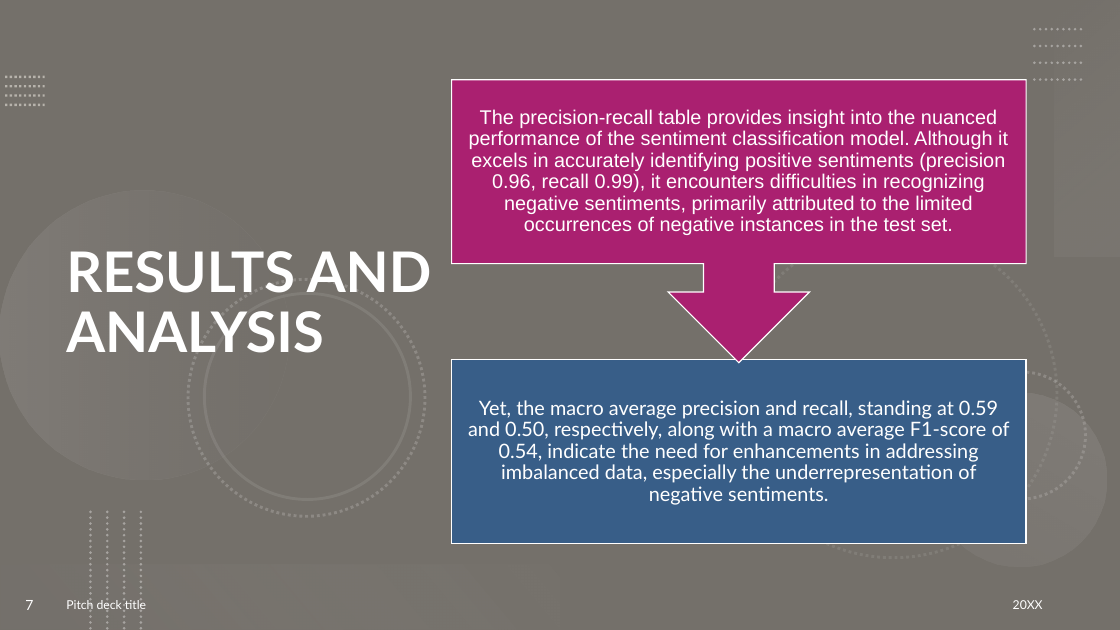
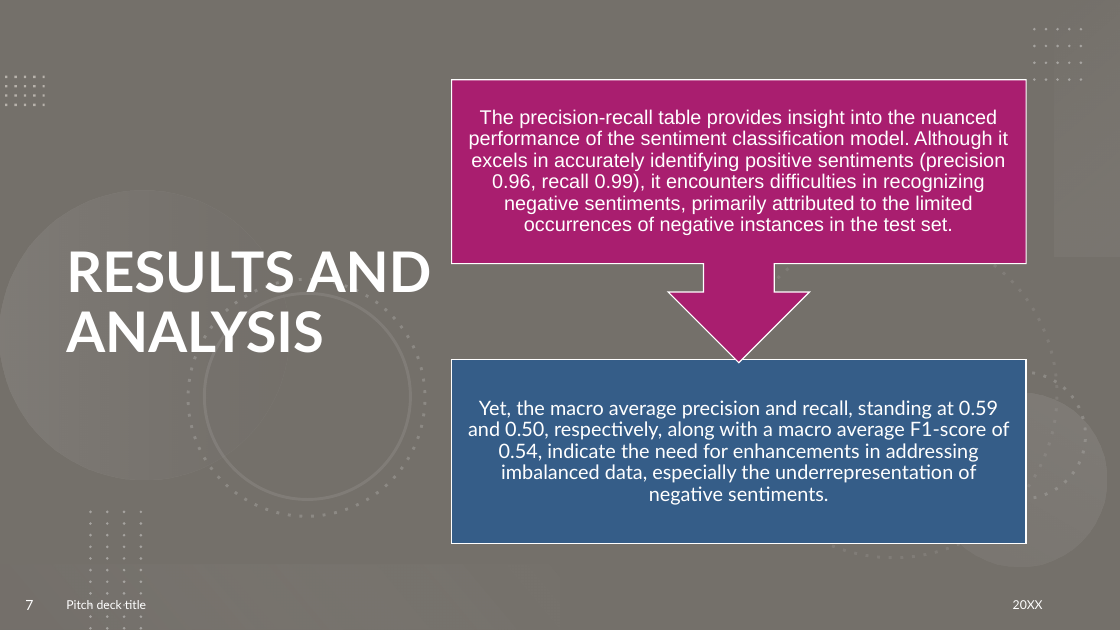
Before and after one commit to Demiarge/CSE431_BRACU, a slide deck: slide 7 of Submission5/slide.pptx. Drawn at 1120x630 pixels with LibreOffice and Linux fonts; fonts in the diff are those of the drawing; background and template pictures are left out. Boxes give left, top, right and bottom in pixels: in the first picture for what was removed or moved away, otherwise in the second. Text is boxed around its words. In the diff, an @@ line names an element or a change of style, - is before the commit and + after.

```diff
--- a/Submission5/slide.pptx
+++ b/Submission5/slide.pptx
@@ line (1034, 29) - (1085, 29): stroke #AFABAB 2.5 pt dashed to #EFEFEF 2.5 pt dashed @@
@@ rectangle at (1055, 0, 1120, 257): fill gradient #F5F5F5 to #AFABAB to gradient #F5F4F4 to #AEABAB @@
@@ line (1034, 46) - (1085, 46): stroke #AFABAB 2.5 pt dashed to #EFEFEF 2.5 pt dashed @@
@@ line (5, 87) - (45, 87): stroke #FBF6EE 2 pt dashed to #FAF5ED 2 pt dashed @@
@@ line (5, 77) - (45, 77): stroke #FBF6EE 2 pt dashed to #FAF5ED 2 pt dashed @@
@@ line (1034, 63) - (1085, 63): stroke #AFABAB 2.5 pt dashed to #EFEFEF 2.5 pt dashed @@
@@ line (1034, 80) - (1085, 80): stroke #AFABAB 2.5 pt dashed to #EFEFEF 2.5 pt dashed @@
@@ line (5, 105) - (45, 105): stroke #FBF6EE 2 pt dashed to #FAF5ED 2 pt dashed @@
@@ line (5, 96) - (45, 96): stroke #FBF6EE 2 pt dashed to #FAF5ED 2 pt dashed @@
@@ ellipse at (0, 191, 289, 480): fill gradient #AFABAB to #767171 to gradient #AEABAB to #757070 @@
@@ outline #767171 2.5 pt dashed to #EFEFEF 2.5 pt dashed in 3 elements at (693, 193, 1095, 595), (959, 372, 1086, 499), (162, 253, 452, 543) @@
@@ ellipse at (181, 270, 433, 522): outline #767171 2.5 pt to #EFEFEF 2.5 pt @@
@@ text "Yet, the macro average precision ..." at (468, 400, 1010, 505): less space between paragraphs @@
@@ rectangle at (452, 360, 1027, 544): fill #385E88 to #355D88 @@
@@ ellipse at (901, 360, 1120, 599): fill gradient #AFABAB to gradient #AEABAB @@
@@ line (91, 512) - (91, 630): stroke #767171 2.5 pt dashed to #EFEFEF 2.5 pt dashed @@
@@ line (108, 512) - (108, 630): stroke #767171 2.5 pt dashed to #EFEFEF 2.5 pt dashed @@
@@ line (124, 512) - (124, 630): stroke #767171 2.5 pt dashed to #EFEFEF 2.5 pt dashed @@
@@ line (141, 512) - (141, 630): stroke #767171 2.5 pt dashed to #EFEFEF 2.5 pt dashed @@
@@ rectangle at (0, 565, 560, 630): fill gradient #767171 to #F1F0F0 to gradient #757070 to #EFEFEF @@
@@ text "Pitch deck title" at (66, 600, 146, 609): less space between paragraphs @@
```
Also in this commit, not shown: 7 other slides changed, 4 slides removed, 3 other files.
